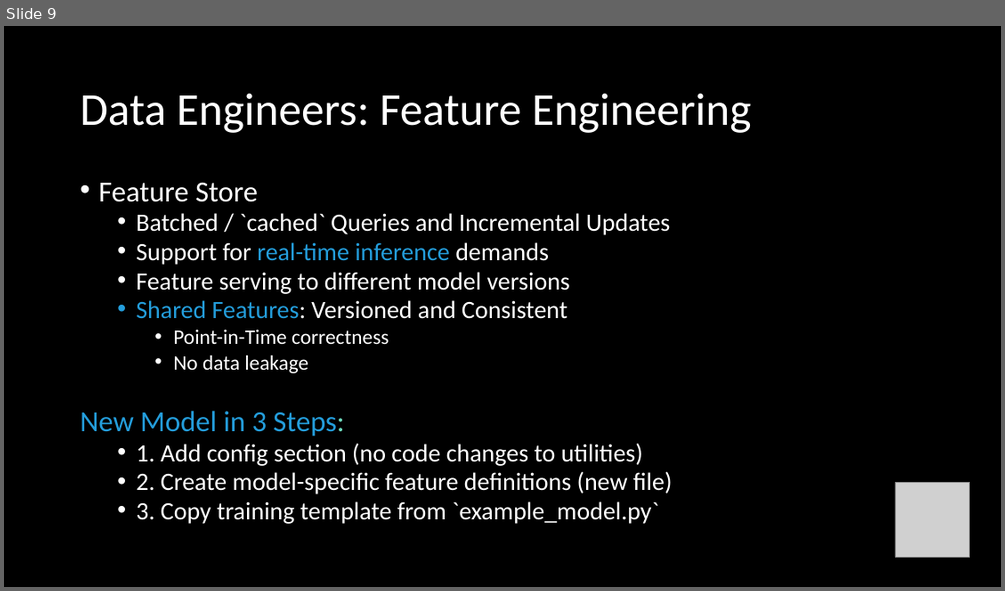
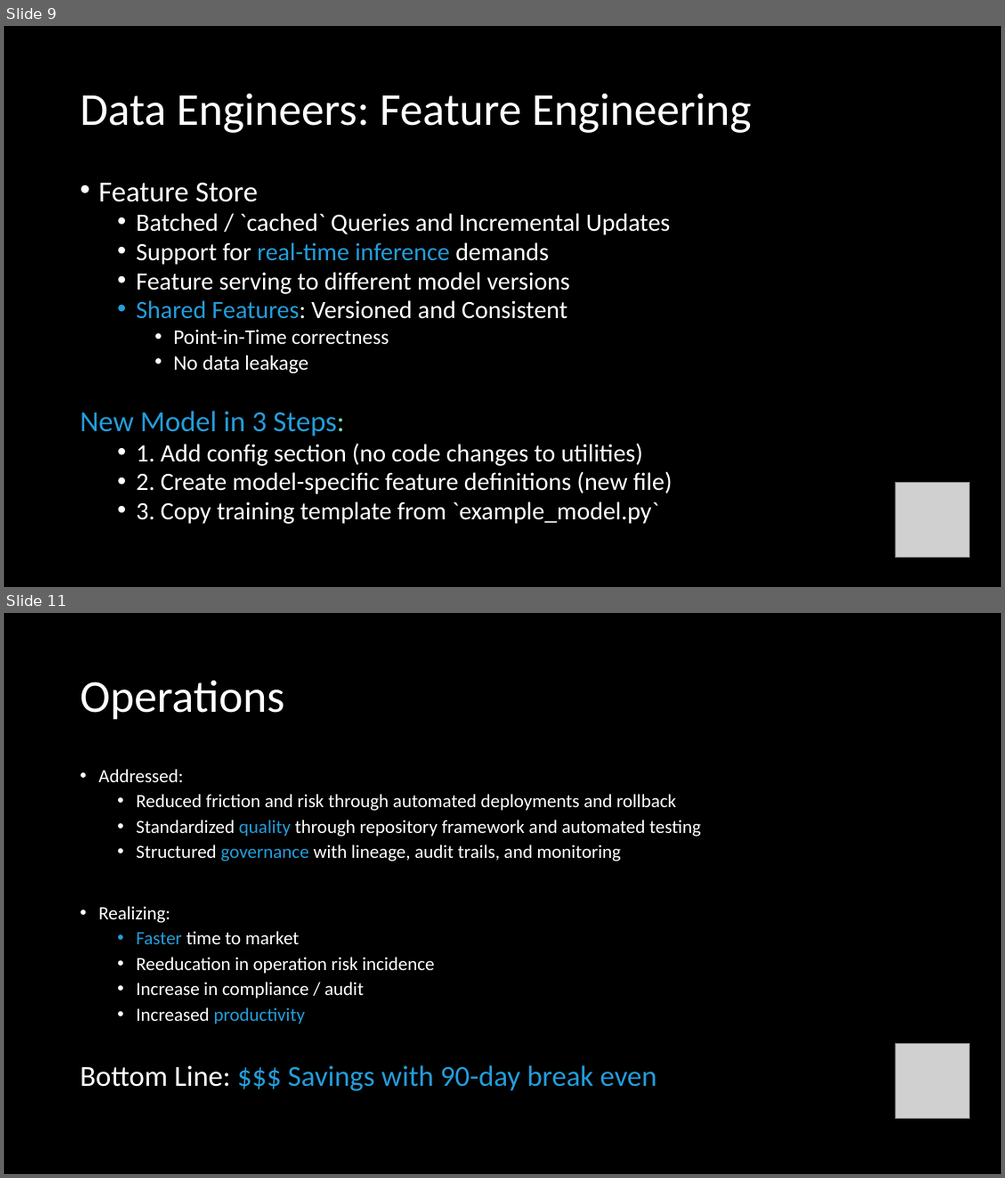
Before and after one commit to m-jmc/MLOps-Framework, a slide deck: docs/MLOps Presentation.pptx. Shown one above the other, each under a label of ours: slide 9 before the commit, slides 9 and 11 after it; the slides between them are not shown. The pictures are 1005x591 and 1005x1178 pixels, drawn with LibreOffice and Linux fonts; fonts in the diff are those of the drawing; grey boxes stand for pictures. Boxes give left, top, right and bottom in pixels: in the first picture for what was removed or moved away, otherwise in the second. Text is boxed around its words. In the diff, an @@ line names an element or a change of style, - is before the commit and + after.

```diff
--- a/docs/MLOps Presentation.pptx
+++ b/docs/MLOps Presentation.pptx
@@ slide 11 added at [4, 613, 1001, 1174], background #000000 @@
@@ title added at [80, 680, 284, 720], 44 pt, text #FFFFFF @@
+Operations
@@ text added at [80, 769, 701, 1091], 18 pt, text #FFFFFF @@
+• Addressed:
+  • Reduced friction and risk through automated deployments and rollback
+  • Standardized quality through repository framework and automated testing
+  • Structured governance with lineage, audit trails, and monitoring
+• Realizing:
+  • Faster time to market
+  • Reeducation in operation risk incidence
+  • Increase in compliance / audit
+  • Increased productivity
+Bottom Line: $$$ Savings with 90-day break even
@@ picture added at [896, 1044, 971, 1119] @@
```
Also in this commit, not shown: 1 slide changed, 2 other slides added, 2 slides removed.
